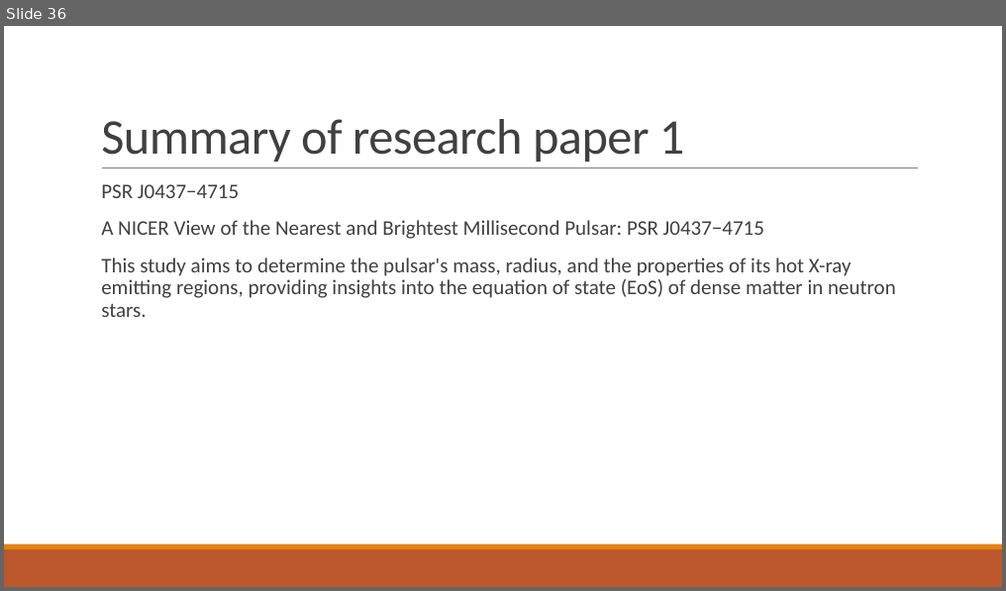
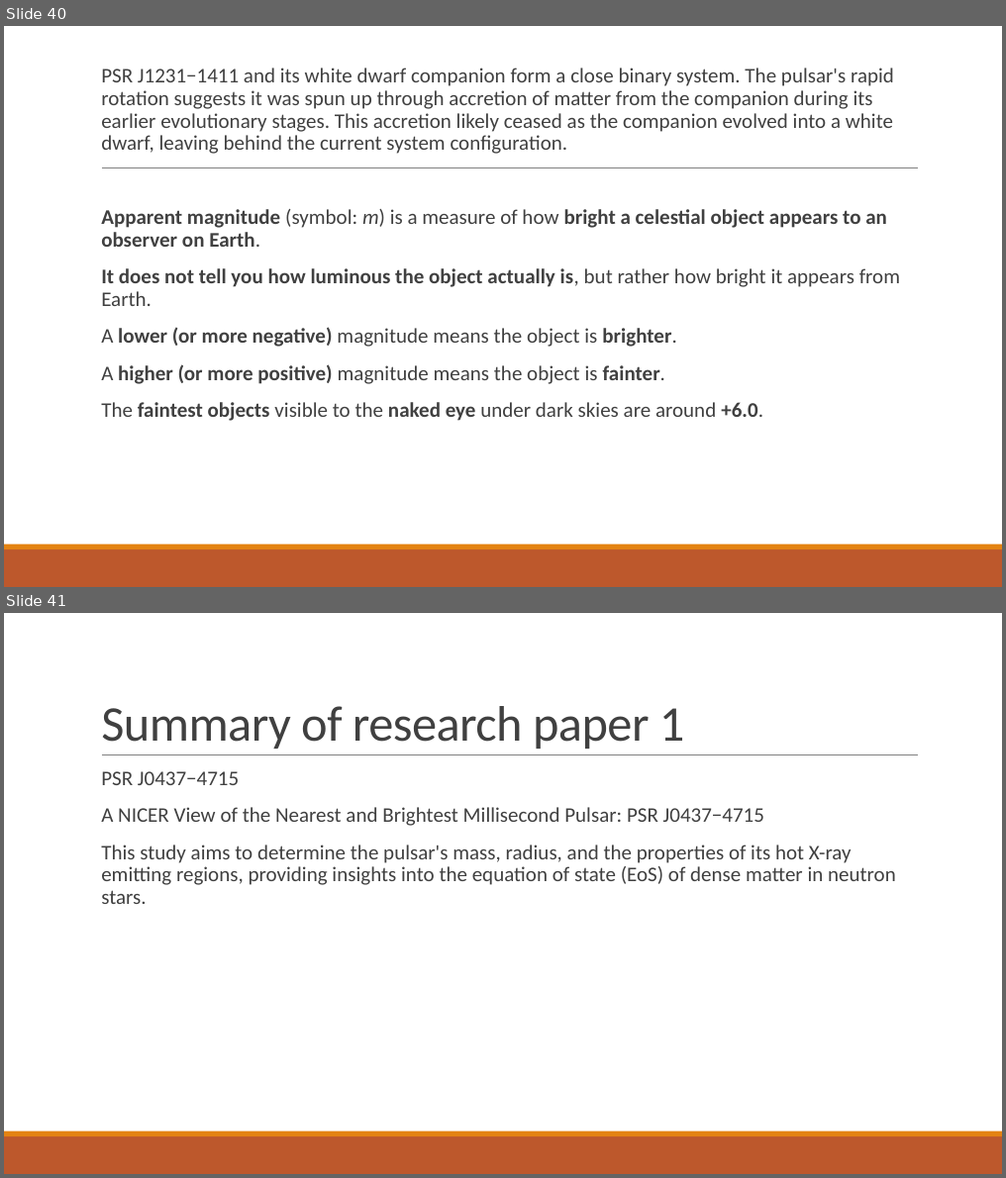
Before and after one commit to Avanee03/PPM-of-Neutron-star-Unveiling-hot-spot-geometry, a slide deck: Initial presentation.pptx. Shown one above the other, each under a label of ours: slide 36 before the commit, slides 40 and 41 after it. The pictures are 1006x591 and 1006x1178 pixels, drawn with LibreOffice and Linux fonts; fonts in the diff are those of the drawing. Boxes give left, top, right and bottom in pixels: in the first picture for what was removed or moved away, otherwise in the second. Text is boxed around its words. In the diff, an @@ line names an element or a change of style, - is before the commit and + after.

```diff
--- a/Initial presentation.pptx
+++ b/Initial presentation.pptx
@@ slide 40 added at (4,26,1002,587), background #FFFFFF; not listed: 3 template elements that a slide beside it also shows @@
@@ text added at (101,68,900,421), 20 pt, text #404040 @@
+  PSR J1231−1411 and its white dwarf companion form a close binary system. The pulsar's rapid rotation suggests it was spun up through accretion of matter from the companion during its earlier evolutionary stages. This accretion likely ceased as the companion evolved into a white dwarf, leaving behind the current system configuration.
+  Apparent magnitude (symbol: m) is a measure of how bright a celestial object appears to an observer on Earth.
+  It does not tell you how luminous the object actually is, but rather how bright it appears from Earth.
+  A lower (or more negative) magnitude means the object is brighter.
+  A higher (or more positive) magnitude means the object is fainter.
+  The faintest objects visible to the naked eye under dark skies are around +6.0.
@@ what was slide 36 is now slide 41 @@
```
Also in this commit, not shown: 1 slide changed, 4 other slides added.
